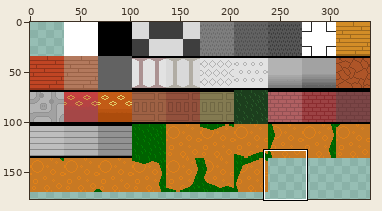
Sprite sheet, stored at RoomTileset/RoomTileset.png. The picture above shows the old version from afar; the outline marks the close-up.
Close-up. First the earlier version:
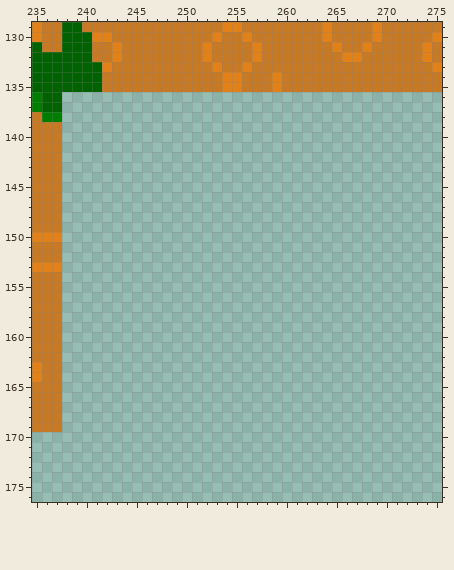
The file is 340x340 pixels. Colours within 5 levels of each other are drawn and written as one. Shown: x 235..275, y 129..176. The wide view leaves out empty margins.
After:
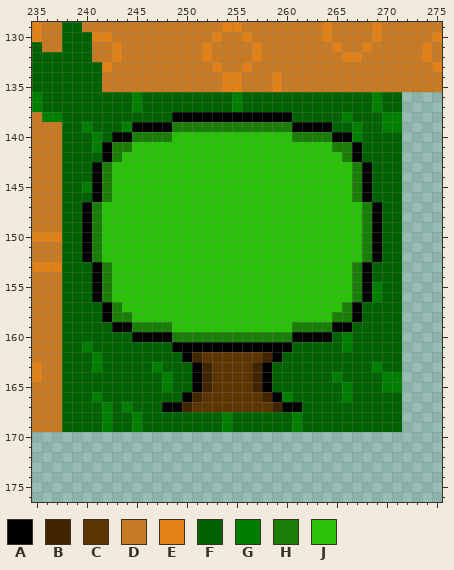
Palette (. is transparent): A #000000  B #402500  C #5b3600  D #c87923  E #e18118  F #006200  G #007e00  H #1a7d05  J #29c208
From the commit log: Tree tile
From old to new:
y 136..137: x 238..271 .................................. -> FFFFFFFGFFFFFFFFFGFFFFFFFFFFFFFGFF
y 138: x 238..271 .................................. -> FFFFFFFFFFFAAAAAAAAAAAAFFFFFGFFFGG
y 139: x 238..271 .................................. -> FFGFFFGAAAAHHHHHHHHHHHHAAAAFFGFFGG
y 140: x 238..271 .................................. -> FFFGFAAHHHHJJJJJJJJJJJJHHHHAAGFFFF
y 141: x 238..271 .................................. -> FFFGAHHJJJJJJJJJJJJJJJJJJJJHHAFFFF
y 142: x 238..271 .................................. -> FFFFAHJJJJJJJJJJJJJJJJJJJJJJHAFFFF
y 143..144: x 238..271 .................................. -> FFFAHJJJJJJJJJJJJJJJJJJJJJJJJHAFFF
y 145: x 238..271 .................................. -> FFGAHJJJJJJJJJJJJJJJJJJJJJJJJHAFFF
y 146: x 238..271 .................................. -> FFFAHJJJJJJJJJJJJJJJJJJJJJJJJHAFFF
y 147..152: x 238..271 .................................. -> FFAHJJJJJJJJJJJJJJJJJJJJJJJJJJHAFF
y 153..154: x 238..271 .................................. -> FFFAHJJJJJJJJJJJJJJJJJJJJJJJJHAFFF
y 155..156: x 238..271 .................................. -> FFFAHJJJJJJJJJJJJJJJJJJJJJJJJHAGFF
y 157: x 238..271 .................................. -> FFFFAHJJJJJJJJJJJJJJJJJJJJJJHAFFFF
y 158: x 238..271 .................................. -> FFFFAHHJJJJJJJJJJJJJJJJJJJJHHAFFFF
y 159: x 238..271 .................................. -> FFFFFAAHHHHJJJJJJJJJJJJHHHHAAFFFFF
y 160: x 238..271 .................................. -> FFFFFFFAAAAHHHHHHHHHHHHAAAAFGFFFFF
y 161: x 238..271 .................................. -> FFGFFFFFFFFAAAAAAAAAAAAFFFFFGFFFFF
y 162: x 238..271 .................................. -> FFFGFFFFFFFFABCCCCCCBAFFFFFFFFFFFF
y 163: x 238..271 .................................. -> FFFGFFFFFGFFFABCCCCBAFFFFFFFFFFGFF
y 164: x 238..271 .................................. -> FFFFFFFFFFGFFABCCCCBAFFFFFFGFFFFGG
y 165: x 238..271 .................................. -> FFFFFFFFFFGFFABCCCCBAFFFFFFFGFFFGG
y 166: x 238..271 .................................. -> FFFGFFFFFFFFABCCCCCCBAGFFFFFGFFFFF
y 167: x 238..271 .................................. -> FFFFGFGFFFAABCCCCCCCCBAAFFFFFFFFFF
y 168..169: x 238..271 .................................. -> FFFFGFFGFFFFFFFFGFFFFFFGFFFFFFFFFF
